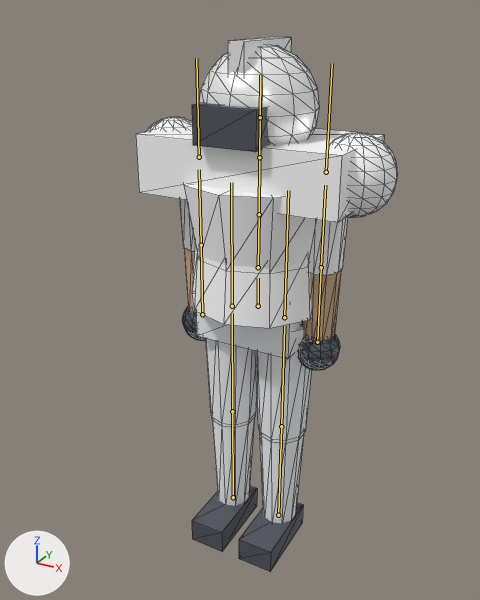
The glTF model assets/player.glb as it was, and as the next commit left it.
Both versions are drawn from a camera (50 mm lens) standing at (0.933, -1.823, 1.841) and looking at (0.058, -0.232, 1.045). Every picture has the same lights, and +X, +Y and +Z are marked at lower left. The first picture is the older version. The bones that bend it are drawn over the model as lines. Mesh edges are drawn as thin lines.
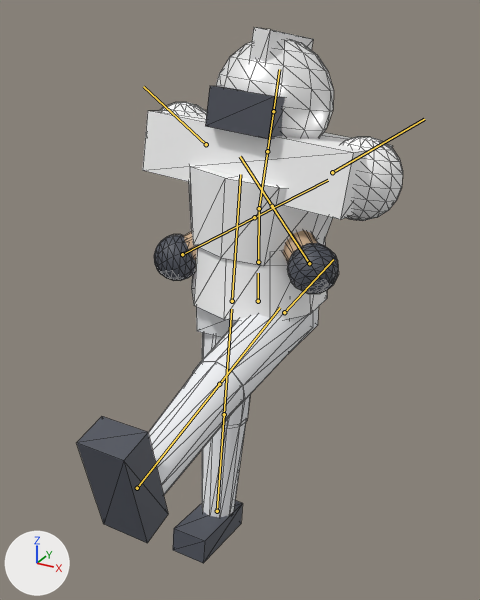
The newer file adds an action. The first version stands in its rest pose; the second is drawn at frame 8 of the action 'kick'.

What differs and where, as boxes (x1, y1, x2, y2) in the pictures (480 x 600 px):
'Mesh_0', posed (25% wider)
    before: (136, 37, 397, 572)
    after: (77, 27, 403, 563)
bone 'hips', root to tip
    before: (258, 306) to (258, 278)
    after: (258, 301) to (258, 273)
bone 'chest', root to tip
    before: (259, 214) to (259, 157)
    after: (259, 208) to (267, 151)
bone 'upperArmL', root to tip
    before: (199, 157) to (196, 58)
    after: (206, 144) to (143, 86)
bone 'forearmL', root to tip
    before: (201, 245) to (199, 169)
    after: (272, 206) to (240, 156)
bone 'upperArmR', root to tip
    before: (326, 172) to (332, 63)
    after: (332, 172) to (424, 119)
bone 'forearmR', root to tip
    before: (321, 267) to (325, 185)
    after: (254, 217) to (328, 180)
bone 'upperLegL', root to tip
    before: (232, 306) to (231, 182)
    after: (232, 301) to (240, 174)
bone 'upperLegR', root to tip
    before: (284, 317) to (288, 190)
    after: (284, 312) to (333, 259)
bone 'lowerLegR', root to tip
    before: (281, 426) to (284, 326)
    after: (219, 384) to (280, 307)

What changed in the scene script:
```text
Change bone_hips:
    where bone_hips = bpy.data.objects['Player'].pose.bones['hips']
    bone_hips.location: (0.0, 0.0, 0.0) -> (0.0, 0.019, 0.0)
Change bone_chest:
    where bone_chest = bpy.data.objects['Player'].pose.bones['chest']  # child of 'spine'
    bone_chest.rotation_quaternion: (1.0, 0.0, 0.0, 0.0) -> (0.997, -0.057, -0.003, -0.046)  # degrees (0, 0, 0) -> degrees (-7, -1, -5)
Change bone_upperarml:
    where bone_upperarml = bpy.data.objects['Player'].pose.bones['upperArmL']  # child of 'chest'
    bone_upperarml.rotation_quaternion: (1.0, 0.0, 0.0, 0.0) -> (0.858, 0.0, 0.0, 0.513)  # degrees (0, 0, 0) -> degrees (0, 0, 62)
Change bone_forearml:
    where bone_forearml = bpy.data.objects['Player'].pose.bones['forearmL']  # child of 'upperArmL'
    bone_forearml.rotation_quaternion: (1.0, 0.0, 0.0, 0.0) -> (0.97, -0.244, 0.0, 0.0)  # degrees (0, 0, 0) -> degrees (-28, 0, 0)
Change bone_upperarmr:
    where bone_upperarmr = bpy.data.objects['Player'].pose.bones['upperArmR']  # child of 'chest'
    bone_upperarmr.rotation_quaternion: (1.0, 0.0, 0.0, 0.0) -> (0.905, 0.0, 0.0, -0.425)  # degrees (0, 0, 0) -> degrees (0, 0, -50)
Change bone_forearmr:
    where bone_forearmr = bpy.data.objects['Player'].pose.bones['forearmR']  # child of 'upperArmR'
    bone_forearmr.rotation_quaternion: (1.0, 0.0, 0.0, 0.0) -> (0.97, -0.244, 0.0, 0.0)  # degrees (0, 0, 0) -> degrees (-28, 0, 0)
Change bone_upperlegl:
    where bone_upperlegl = bpy.data.objects['Player'].pose.bones['upperLegL']  # child of 'hips'
    bone_upperlegl.rotation_quaternion: (1.0, 0.0, 0.0, 0.0) -> (0.997, -0.073, 0.0, 0.0)  # degrees (0, 0, 0) -> degrees (-8, 0, 0)
Change bone_upperlegr:
    where bone_upperlegr = bpy.data.objects['Player'].pose.bones['upperLegR']  # child of 'hips'
    bone_upperlegr.rotation_quaternion: (1.0, 0.0, 0.0, 0.0) -> (0.744, -0.663, 0.0, 0.0)  # degrees (0, 0, 0) -> degrees (-83, 0, 0)
Change bone_lowerlegr:
    where bone_lowerlegr = bpy.data.objects['Player'].pose.bones['lowerLegR']  # child of 'upperLegR'
    bone_lowerlegr.rotation_quaternion: (1.0, 0.0, 0.0, 0.0) -> (0.999, 0.046, 0.0, 0.0)  # degrees (0, 0, 0) -> degrees (5, 0, 0)
```
